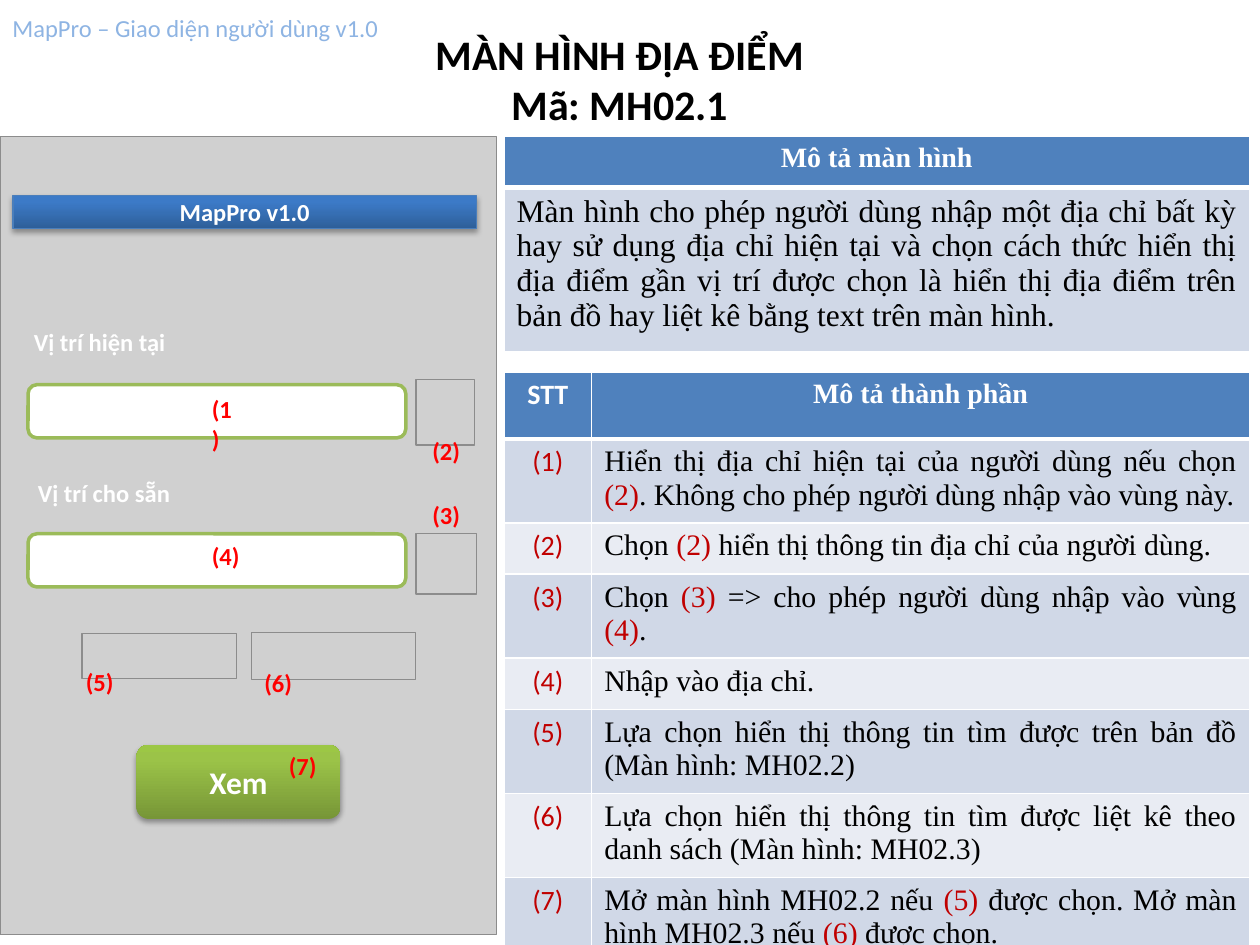
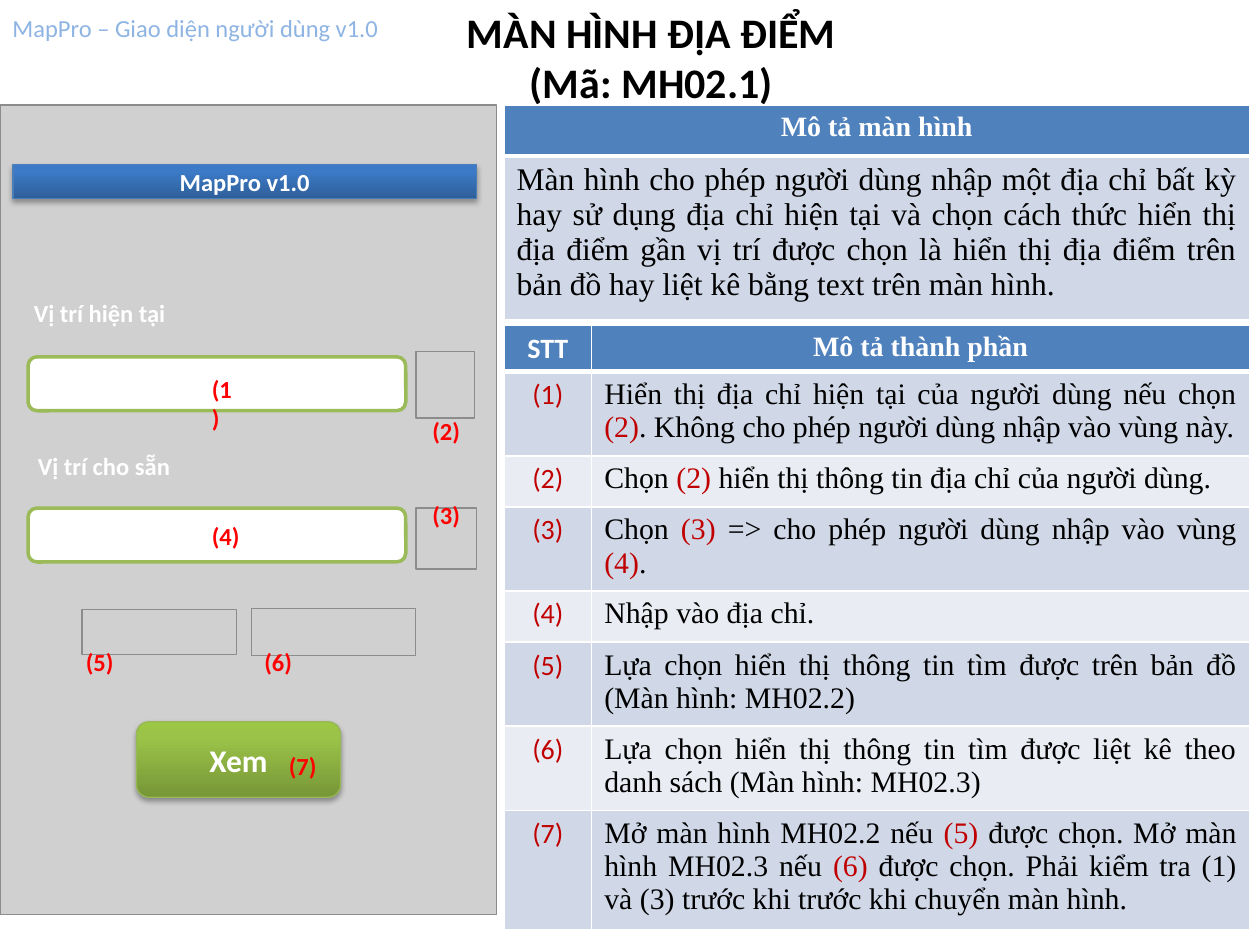
Before and after one commit to hungdien/google-map-api-and-map-on-android, a slide deck: slide 5 of Design/User Interface Design.pptx. Drawn at 1260x945 pixels with LibreOffice and Linux fonts; fonts in the diff are those of the drawing; grey boxes stand for pictures. Boxes give left, top, right and bottom in pixels: in the first picture for what was removed or moved away, otherwise in the second. Text is boxed around its words. In the diff, an @@ line names an element or a change of style, - is before the commit and + after.

```diff
--- a/Design/User Interface Design.pptx
+++ b/Design/User Interface Design.pptx
@@ text "MÀN HÌNH ĐỊA ĐIỂM": place and size @@
-text "MÀN HÌNH ĐỊA ĐIỂM" at <box>435,35,804,121</box>
+text "MÀN HÌNH ĐỊA ĐIỂM" at <box>467,13,835,109</box>
@@ text at <box>530,67,772,109</box>: text changed @@
-Mã: MH02.1
+(Mã: MH02.1)
@@ picture: place and size @@
-picture at <box>0,136,496,934</box>
+picture at <box>0,105,496,914</box>
@@ 1 text, 1 rectangle, 1 table: place and size @@
-1 text, 1 rectangle, 1 table at <box>13,136,1250,355</box>
+1 text, 1 rectangle, 1 table at <box>13,105,1250,326</box>
@@ table at <box>504,325,1250,929</box> @@
-row 8, column 2: Mở màn hình MH02.2 nếu (5) được chọn. Mở màn hình MH02.3 nếu (6) được chọn.
+row 8, column 2: Mở màn hình MH02.2 nếu (5) được chọn. Mở màn hình MH02.3 nếu (6) được chọn. Phải kiểm tra (1) và (3) trước khi trước khi chuyển màn hình.
@@ table: place and size @@
-table at <box>504,372,1250,945</box>
+table at <box>504,325,1250,929</box>
@@ 4 pictures, 3 rounded rectangles, 1 text: place and size @@
-4 pictures, 3 rounded rectangles, 1 text at <box>28,379,476,819</box>
+4 pictures, 3 rounded rectangles, 1 text at <box>28,352,476,798</box>
@@ 5 texts: place and size @@
-5 texts at <box>86,400,460,696</box>
+5 texts at <box>86,380,460,675</box>
@@ rounded rectangle "Xem" at <box>136,722,340,798</box>: outline none to #98B955 0.75 pt @@
```
Also in this commit, not shown: 7 other slides changed, 1 slide added.
